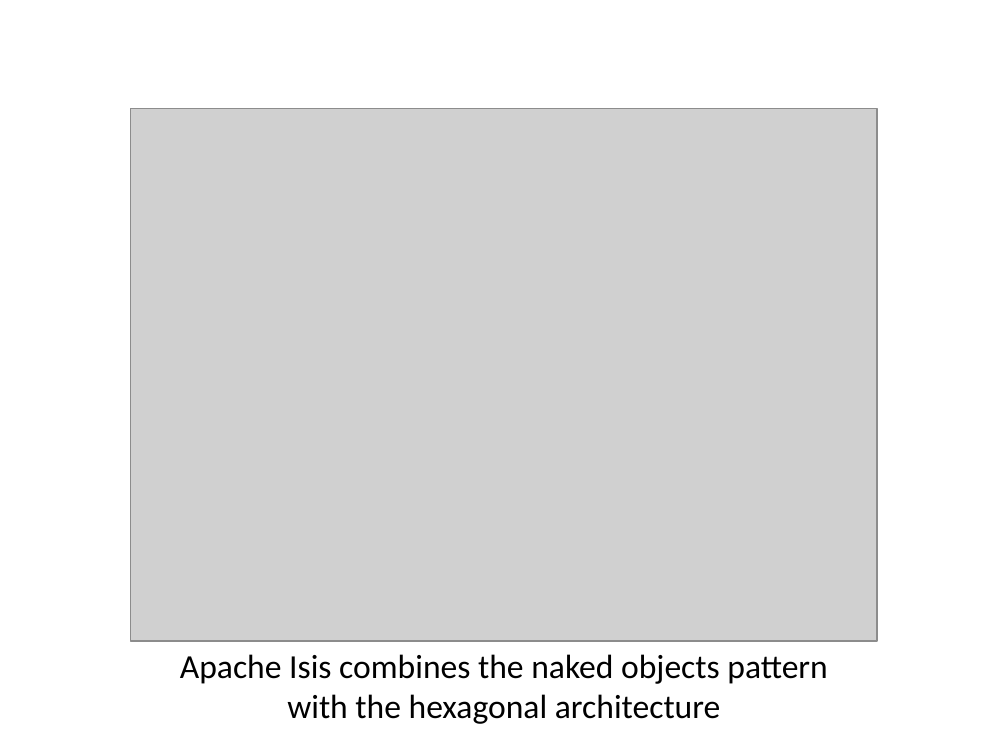
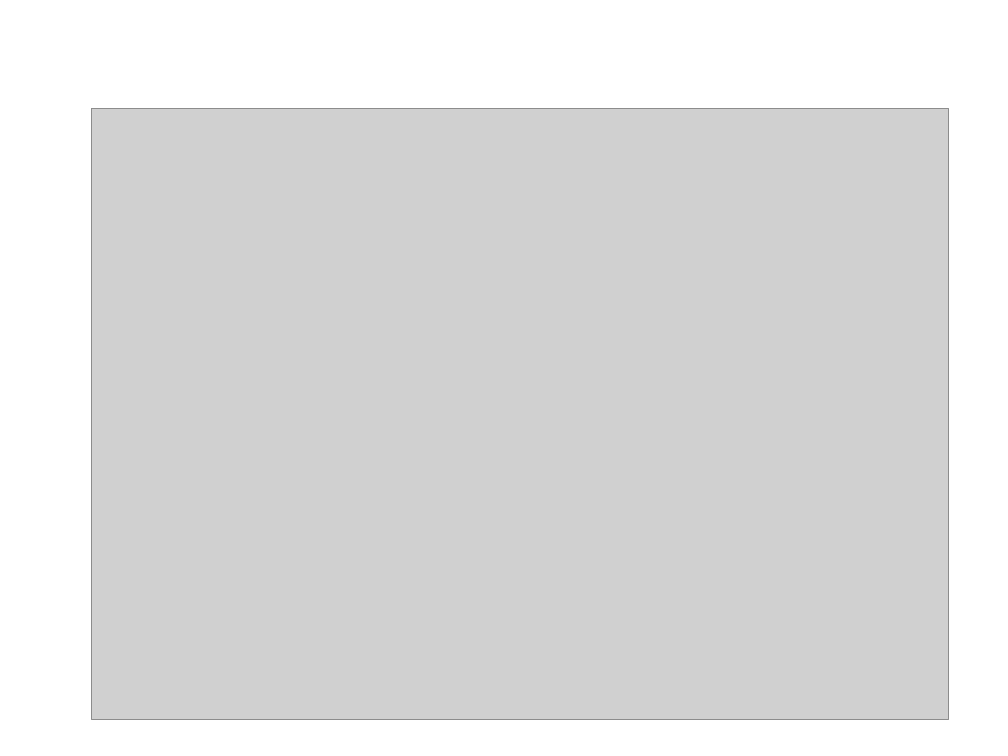
Before and after one commit to apache/causeway, a slide deck: slide 8 of src/site/resources/presentations/IntroducingApacheIsis.pptx (slide 5 before the commit). Drawn at 1008x756 pixels with LibreOffice and Linux fonts; fonts in the diff are those of the drawing; grey boxes stand for pictures; background and template pictures are left out. Boxes give left, top, right and bottom in pixels: in the first picture for what was removed or moved away, otherwise in the second. Text is boxed around its words. In the diff, an @@ line names an element or a change of style, - is before the commit and + after.

Commit message:
ISIS-107: updated Isis presentation materials for 0.2.0

```diff
--- a/src/site/resources/presentations/IntroducingApacheIsis.pptx
+++ b/src/site/resources/presentations/IntroducingApacheIsis.pptx
@@ picture: place and size @@
-picture at [131,108,877,641]
+picture at [92,108,949,719]
@@ text removed at [180,654,827,724] @@
-Apache Isis combines the naked objects pattern
-with the hexagonal architecture
```
Also in this commit, not shown: 5 other slides changed, 3 slides added, 8 other files.
